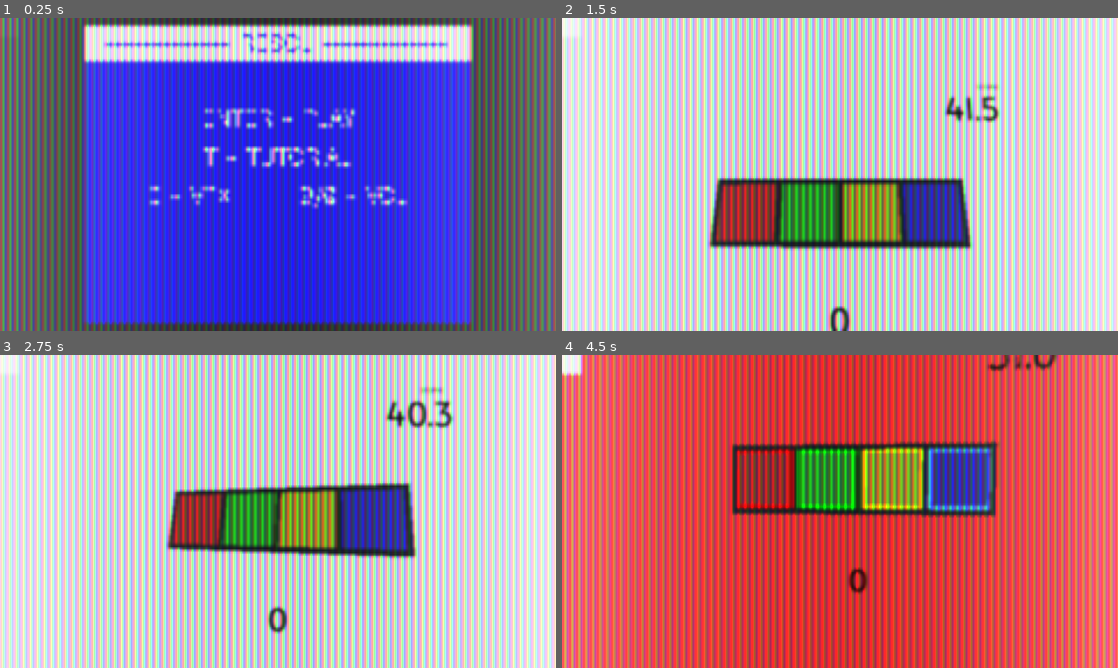
Above: before the commit, frames 1-4 (two rows, left to right).
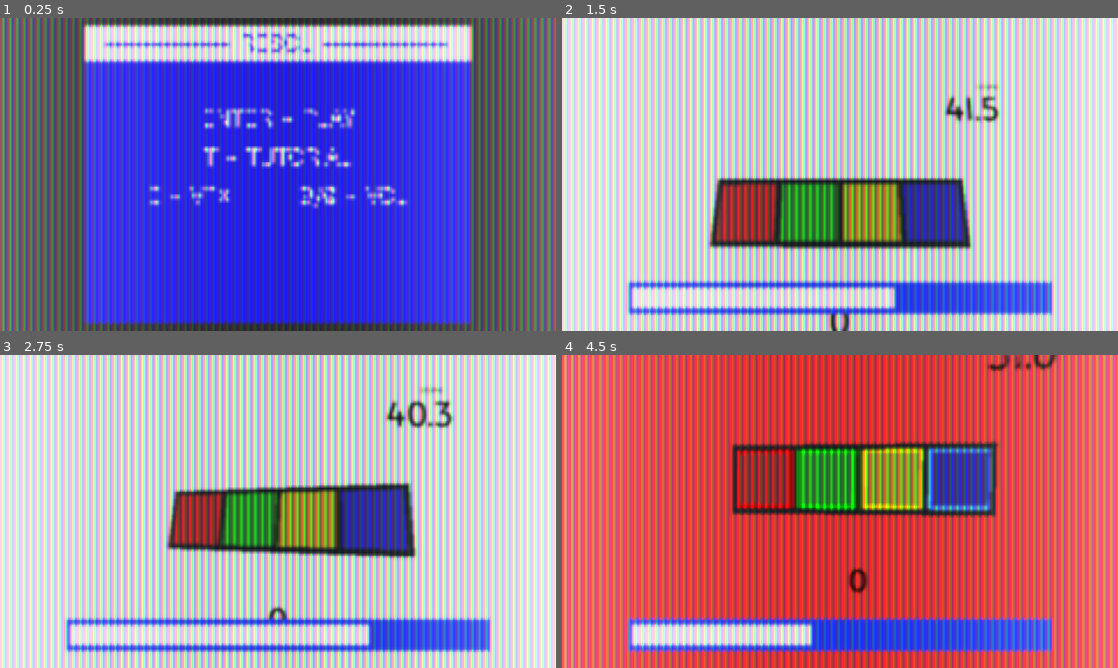
Above: after the commit, the same moments.

Repository: kchy3731/resol
Game: Godot game, scene res://main.tscn
Two runs of this game, one before a commit and one after it. Both use one fixed random seed, a clock stepped at 60 frames per second and the inputs below.
Inputs:
- Up to frame 1 (0.25 s): no input
- Up to frame 2 (1.5 s): tap Enter (menu_start) at 0.5 s; hold 0 (menu_vup) 0.53-1.28 s; hold K (game_blue) 0.53-1.28 s; hold 9 (menu_vdown) from 1.28 s (still down); tap F (game_green) at 1.35 s
- Up to frame 3 (2.75 s): release 9 (menu_vdown) at 2.03 s; hold 0 (menu_vup) from 2.03 s (still down); hold D (game_red) from 2.03 s (still down)
- Up to frame 4 (4.5 s): release D (game_red) at 2.78 s; tap J (game_yellow) at 2.85 s; release 0 (menu_vup) at 3.53 s; hold K (game_blue) 3.53-4.28 s; hold 9 (menu_vdown) from 3.53 s (still down); tap F (game_green) at 4.35 s

The runs differ from the first frame. In frame 2, 8.5% of the frame differs, in the area x 0-89%, y 0-96%; in frame 3, 8.5%; in frame 4, 9.0%.
Error after the commit: Invalid call. Nonexistent function 'load_game' in base 'Node'. (res://scripts/game.gd:97)

Commit message:
volume, persistent

Diff:
--- a/main.tscn
+++ b/main.tscn
@@ -22,6 +22,7 @@
 [ext_resource type="PackedScene" uid="uid://vh37iae3l3fk" path="res://ui/main_menu.tscn" id="16_074og"]
 [ext_resource type="Script" uid="uid://bye2xmi5ws3cj" path="res://screen_size.gd" id="16_getpj"]
 [ext_resource type="Script" uid="uid://dr8j2oqa1a5pk" path="res://timer_update_container.gd" id="16_yaehf"]
+[ext_resource type="Script" uid="uid://dpndjau56l76m" path="res://sound_bar.gd" id="22_d13ii"]
 
 [sub_resource type="Environment" id="Environment_057v1"]
 background_mode = 1
@@ -390,6 +391,9 @@
 [node name="Game" type="Node3D" unique_id=1628286441]
 script = ExtResource("1_dg77c")
 game_time = 40.0
+
+[node name="Persistent" type="Node" parent="." unique_id=434070776]
+unique_name_in_owner = true
 
 [node name="SubViewport" type="SubViewport" parent="." unique_id=1630253912]
 transparent_bg = true
@@ -641,20 +645,53 @@
 theme = ExtResource("13_ycdy4")
 metadata/_edit_use_anchors_ = true
 
+[node name="MainMenu" parent="Control" unique_id=1502984440 instance=ExtResource("16_074og")]
+unique_name_in_owner = true
+layout_mode = 1
+script = ExtResource("15_yaehf")
+
 [node name="SoundBar" type="Control" parent="Control" unique_id=833812799]
-anchors_preset = 0
-offset_right = 40.0
-offset_bottom = 40.0
+unique_name_in_owner = true
+visible = false
+layout_mode = 1
+anchors_preset = 15
+anchor_right = 1.0
+anchor_bottom = 1.0
+grow_horizontal = 2
+grow_vertical = 2
+script = ExtResource("22_d13ii")
+
+[node name="ShowTimer" type="Timer" parent="Control/SoundBar" unique_id=168530477]
+wait_time = 2.0
+one_shot = true
 
 [node name="ColorRect" type="ColorRect" parent="Control/SoundBar" unique_id=293601146]
-layout_mode = 0
-offset_right = 40.0
-offset_bottom = 40.0
-
-[node name="MainMenu" parent="Control" unique_id=1502984440 instance=ExtResource("16_074og")]
-unique_name_in_owner = true
-layout_mode = 1
-script = ExtResource("15_yaehf")
+layout_mode = 1
+anchors_preset = 12
+anchor_top = 1.0
+anchor_right = 1.0
+anchor_bottom = 1.0
+offset_left = 136.0
+offset_top = -101.0
+offset_right = -136.0
+offset_bottom = -36.0
+grow_horizontal = 2
+grow_vertical = 0
+color = Color(0.13887927, 0.23631334, 1, 1)
+
+[node name="SoundBarLinear" type="ColorRect" parent="Control/SoundBar/ColorRect" unique_id=707557968]
+unique_name_in_owner = true
+layout_mode = 1
+anchors_preset = 14
+anchor_top = 0.5
+anchor_right = 1.0
+anchor_bottom = 0.5
+offset_left = 10.0
+offset_top = -21.5
+offset_right = -10.0
+offset_bottom = 21.5
+grow_horizontal = 2
+grow_vertical = 2
 
 [node name="CanvasLayer" type="CanvasLayer" parent="Control" unique_id=2089363583]
 
@@ -670,3 +707,4 @@
 [node name="AudioStreamPlayer" type="AudioStreamPlayer" parent="." unique_id=1582922208]
 
 [connection signal="timeout" from="GameTimer" to="." method="_on_time_out"]
+[connection signal="timeout" from="Control/SoundBar/ShowTimer" to="Control/SoundBar" method="hide_bar"]
--- /dev/null
+++ b/persistent.gd
@@ -0,0 +1,30 @@
+extends Node
+
+var high_score: int = 0
+var played_tutorial: bool = false
+var volume_linear: float = 0.3
+
+func get_save() -> Dictionary:
+    return {
+        "high_score": high_score,
+        "played_tutorial": played_tutorial,
+        "volume_linear": volume_linear,
+    }
+
+func save_game() -> void:
+    var save_data: Dictionary = get_save()
+    var json = JSON.new()
+    json.encode(save_data)
+    var file = FileAccess.open("user://save.json", FileAccess.WRITE)
+    file.store_string(json.get_data())
+    file.close()
+
+func load_game() -> void:
+    var file = FileAccess.open("user://save.json", FileAccess.READ)
+    if file:
+        var json = JSON.new()
+        json.parse(file.get_as_text())
+        var save_data = json.get_data()
+        high_score = save_data["high_score"]
+        played_tutorial = save_data["played_tutorial"]
+        file.close()
--- a/scripts/game.gd
+++ b/scripts/game.gd
@@ -94,6 +94,12 @@
 	simon.correct.connect(_correct)
 	simon.wrong.connect(_wrong)
 	main_menu.game_start.connect(_on_start_game)
+	%Persistent.load_game()
+	if (%Persistent.played_tutorial):
+		pass # start tutorial
+	else:
+		pass # do nothing, show menu
+
 
 func _on_time_out() -> void:
 	if not game_is_running: return
--- a/scripts/menu_input.gd
+++ b/scripts/menu_input.gd
@@ -14,9 +14,15 @@
 		menu_exit.emit()
 	elif event.is_action_pressed("menu_vfx"):
 		%EffectsRect.visible = not %EffectsRect.visible
-	elif event.is_action_pressed("menu_vup"):
-		pass # TODO
-	elif event.is_action_pressed("menu_vdown"):
-		pass # TODO
 	elif event.is_action_pressed("menu_tutorial"):
 		pass # TODO
+
+func _process(_delta: float) -> void:
+	if Input.is_action_pressed("menu_vup"):
+		%Sound.volume_up()
+		%SoundBar.show_bar()
+		%SoundBarLinear.size.x = %Sound._volume_linear * 860
+	elif Input.is_action_pressed("menu_vdown"):
+		%Sound.volume_down()
+		%SoundBar.show_bar()
+		%SoundBarLinear.size.x = %Sound._volume_linear * 860
--- a/scripts/sound.gd
+++ b/scripts/sound.gd
@@ -1,4 +1,6 @@
 extends Node
+
+var _volume_linear = 0.3
 
 var tones: Array[AudioStreamWAV] = [
 	preload("res://assets/sounds/tone0.wav"),
@@ -57,9 +59,24 @@
 func _input(event: InputEvent) -> void:
 	for i in range(4):
 		if event.is_action_pressed(%Simon.inputs[i]):
+			button_sounds[i].volume_db = _volume()
 			button_sounds[i].play()
+			keydown_sounds[i].volume_db = _volume()
 			keydown_sounds[i].play()
 			return
 		if event.is_action_released(%Simon.inputs[i]):
+			keyup_sounds[i].volume_db = _volume()
 			keyup_sounds[i].play()
 			return
+
+func volume_up() -> void:
+	_volume_linear = min(_volume_linear + 0.01, 1)
+	AudioServer.set_bus_volume_db(0, _volume())
+
+func volume_down() -> void:
+	_volume_linear = max(_volume_linear - 0.01, 0)
+	AudioServer.set_bus_volume_db(0, _volume())
+
+func _volume() -> float:
+	if (_volume_linear <= 0.0): return -100.0
+	return 20.0 * log(_volume_linear) / log(10)
--- /dev/null
+++ b/sound_bar.gd
@@ -0,0 +1,12 @@
+extends Control
+
+func _ready() -> void:
+    AudioServer.set_bus_volume_db(0, %Sound._volume())
+
+func show_bar() -> void:
+    if self.visible: return
+    self.visible = true
+    $"ShowTimer".start()
+
+func hide_bar() -> void:
+    self.visible = false
Not shown, added: persistent.gd.uid
Not shown, added: sound_bar.gd.uid
